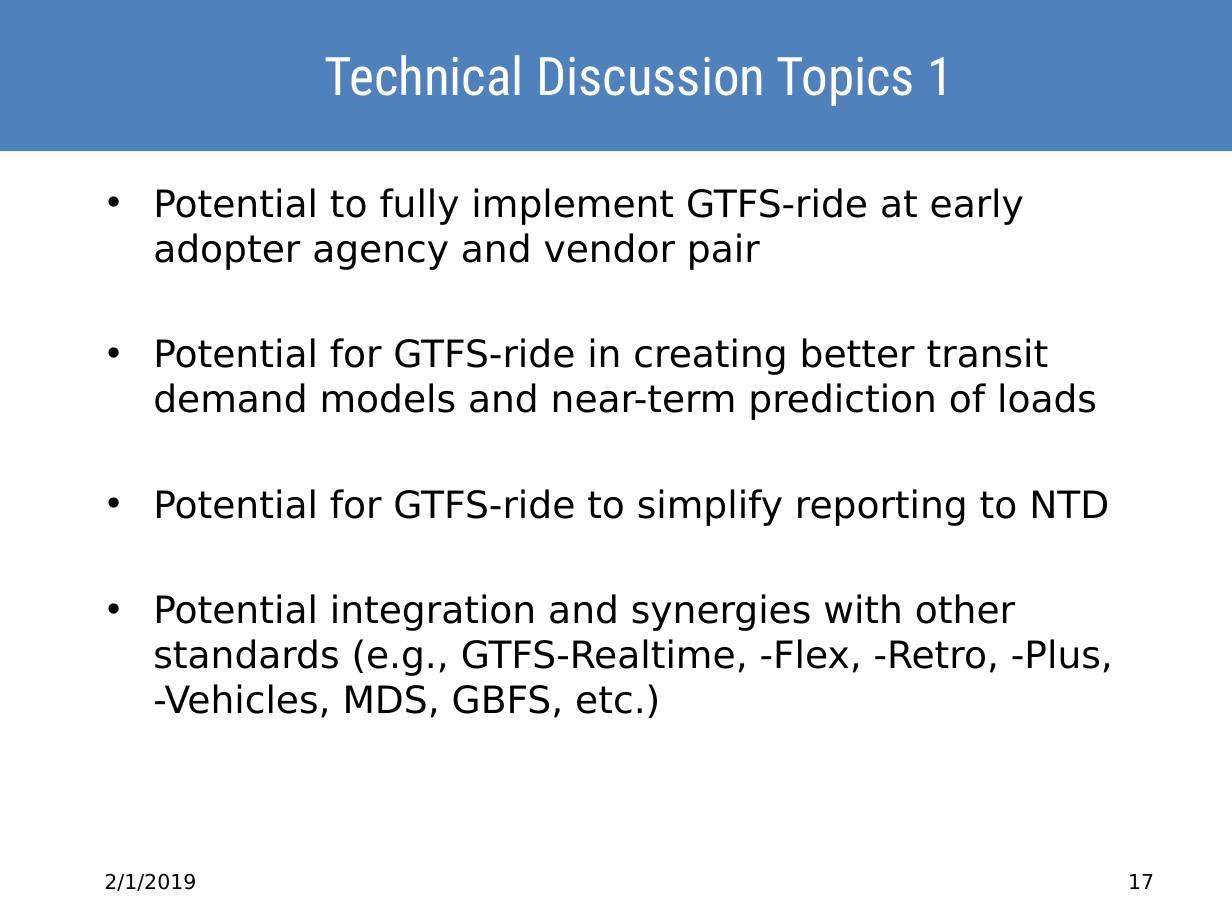
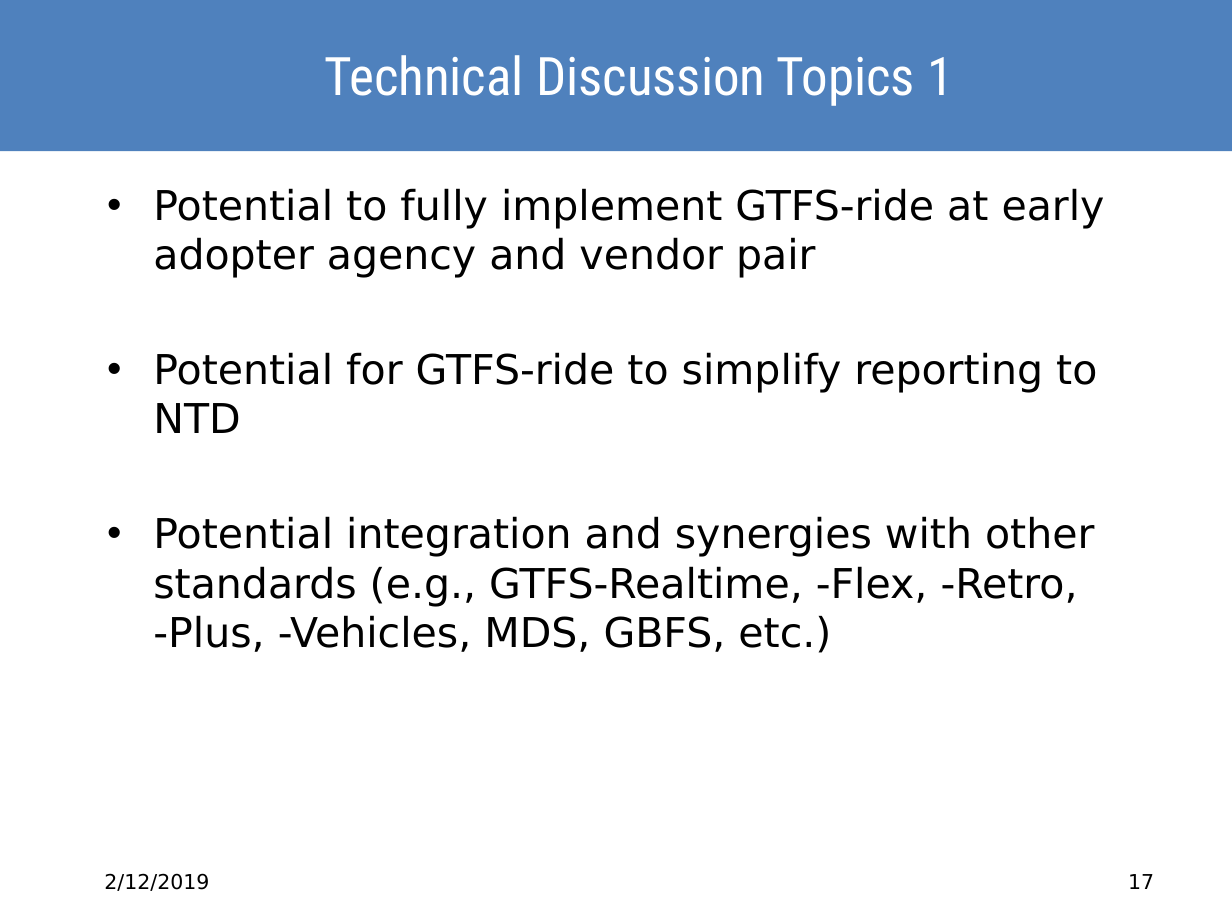
Before and after one commit to ODOT-PTS/odot-pts.github.io, a slide deck: slide 17 of consortium/third_meeting/GTFS-ride_Meeting3_Presentation_v1_01292019.pptx. Drawn at 1232x924 pixels with LibreOffice and Linux fonts; fonts in the diff are those of the drawing; background and template pictures are left out. Boxes give left, top, right and bottom in pixels: in the first picture for what was removed or moved away, otherwise in the second. Text is boxed around its words. In the diff, an @@ line names an element or a change of style, - is before the commit and + after.

```diff
--- a/consortium/third_meeting/GTFS-ride_Meeting3_Presentation_v1_01292019.pptx
+++ b/consortium/third_meeting/GTFS-ride_Meeting3_Presentation_v1_01292019.pptx
@@ text "Potential to fully implement GTFS-ride ..." at <box>153,188,1105,653</box>: size 22 to 24 pt @@
@@ text at <box>153,338,1097,420</box>: paragraph removed @@
-• Potential for GTFS-ride in creating better transit demand models and near-term prediction of loads
@@ text at <box>104,873,209,891</box>: text changed @@
-2/1/2019
+2/12/2019
```
Also in this commit, not shown: 17 other slides changed.
